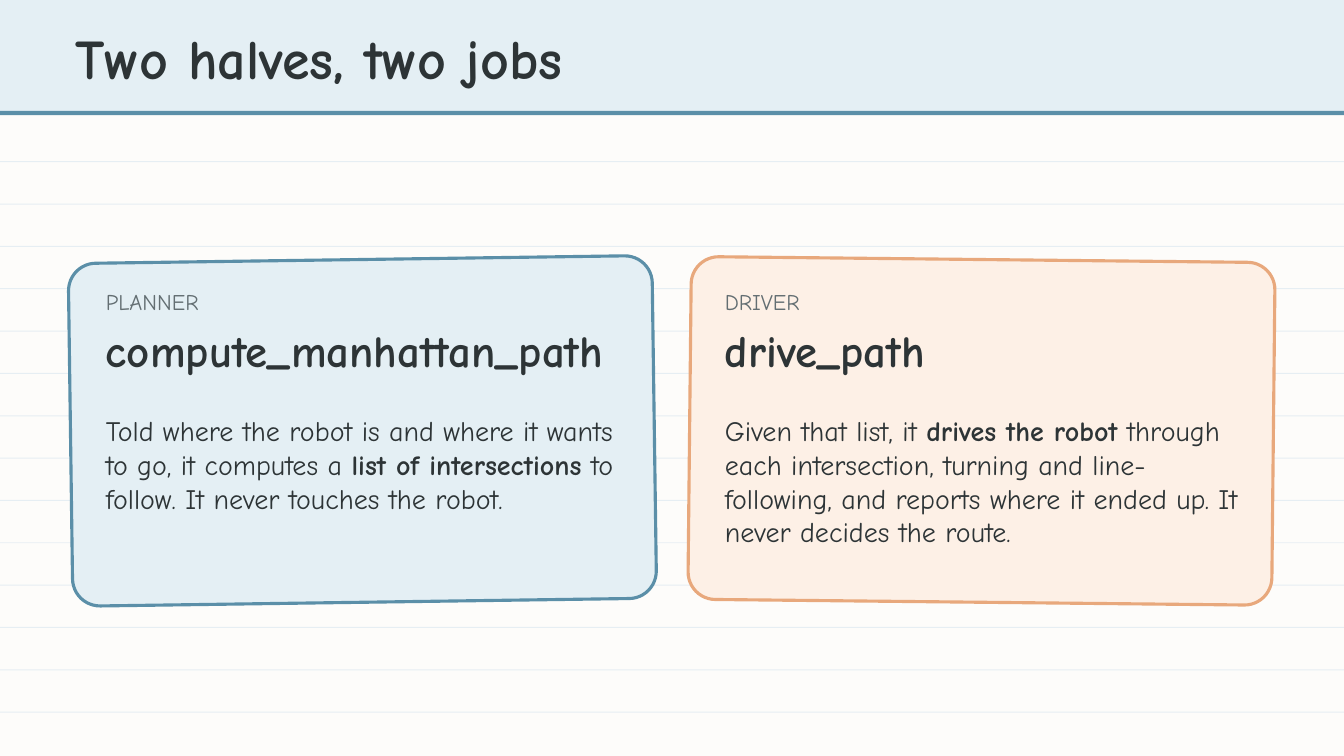
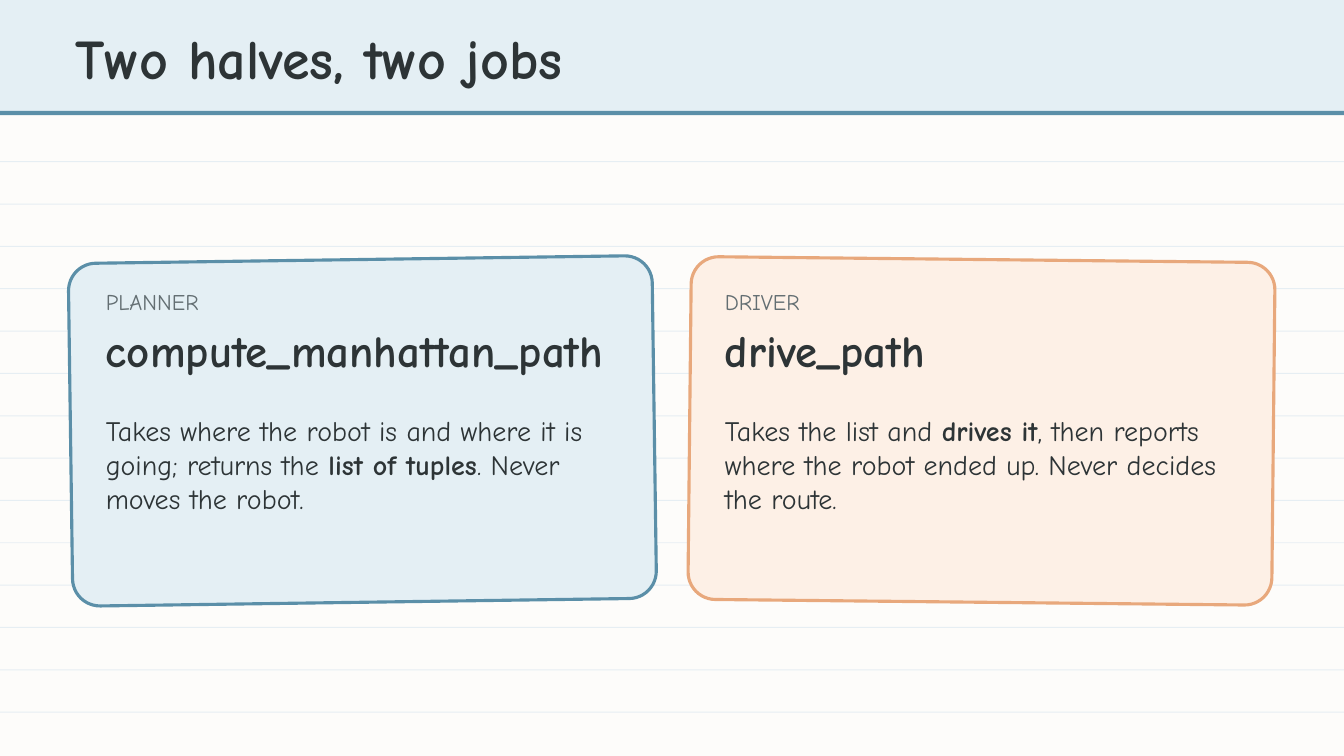
Before and after one commit to bradamiller/LearningPython, a slide deck: slide 8 of static/slides/module-04-manhattan/module-4-lesson-00-overview.pptx. Drawn at 1344x756 pixels with LibreOffice and Linux fonts; fonts in the diff are those of the drawing. Boxes give left, top, right and bottom in pixels: in the first picture for what was removed or moved away, otherwise in the second. Text is boxed around its words. In the diff, an @@ line names an element or a change of style, - is before the commit and + after.

```diff
--- a/static/slides/module-04-manhattan/module-4-lesson-00-overview.pptx
+++ b/static/slides/module-04-manhattan/module-4-lesson-00-overview.pptx
@@ text at bbox=[106, 422, 582, 509]: text changed @@
-Told where the robot is and where it wants to go, it computes a list of intersections to follow. It never touches the robot.
+Takes where the robot is and where it is going; returns the list of tuples. Never moves the robot.
@@ text at bbox=[725, 422, 1216, 510]: text changed @@
-Given that list, it drives the robot through each intersection, turning and line-following, and reports where it ended up. It never decides the route.
+Takes the list and drives it, then reports where the robot ended up. Never decides the route.
```
Also in this commit, not shown: 7 other slides changed, 11 slides removed, 15 other files.
